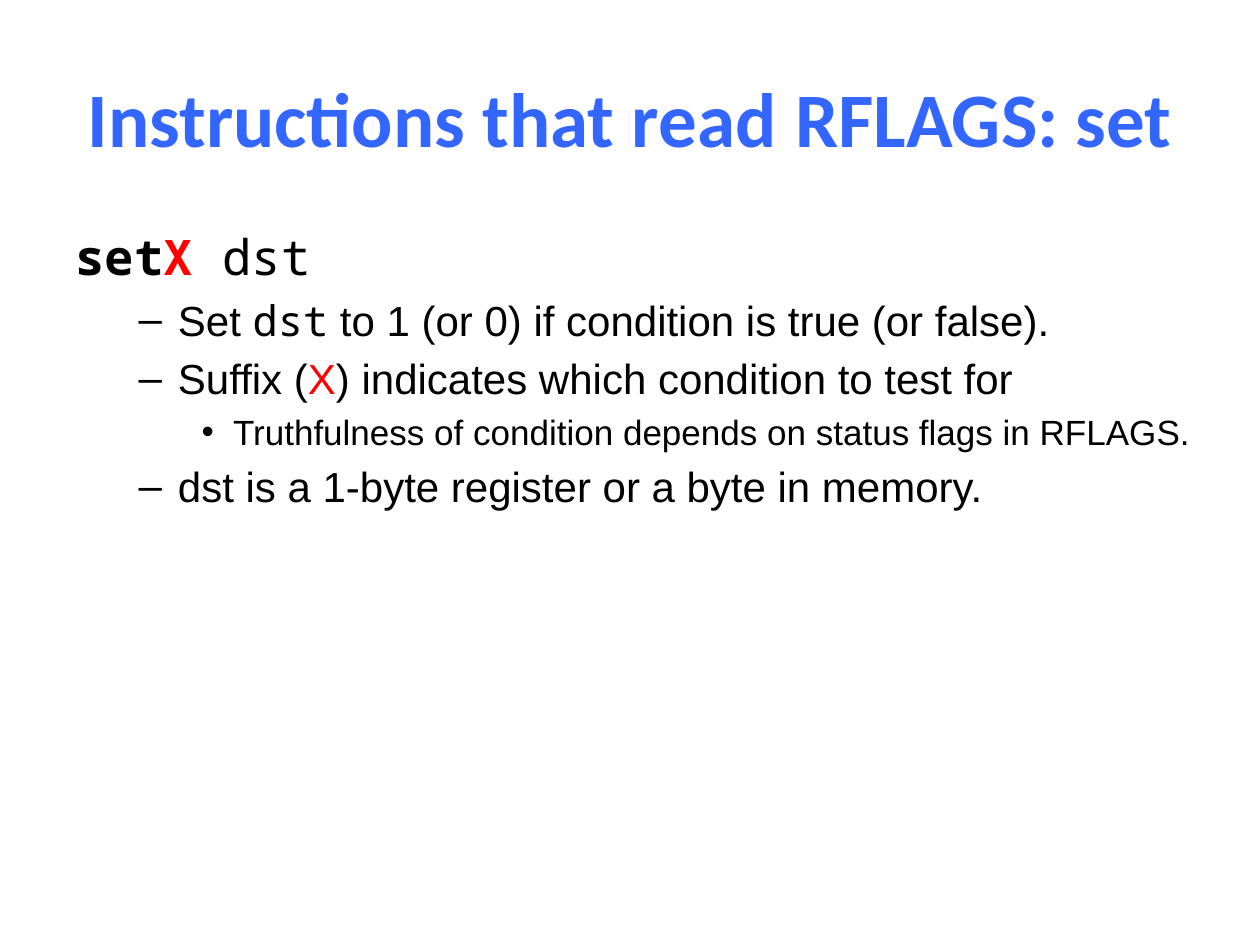
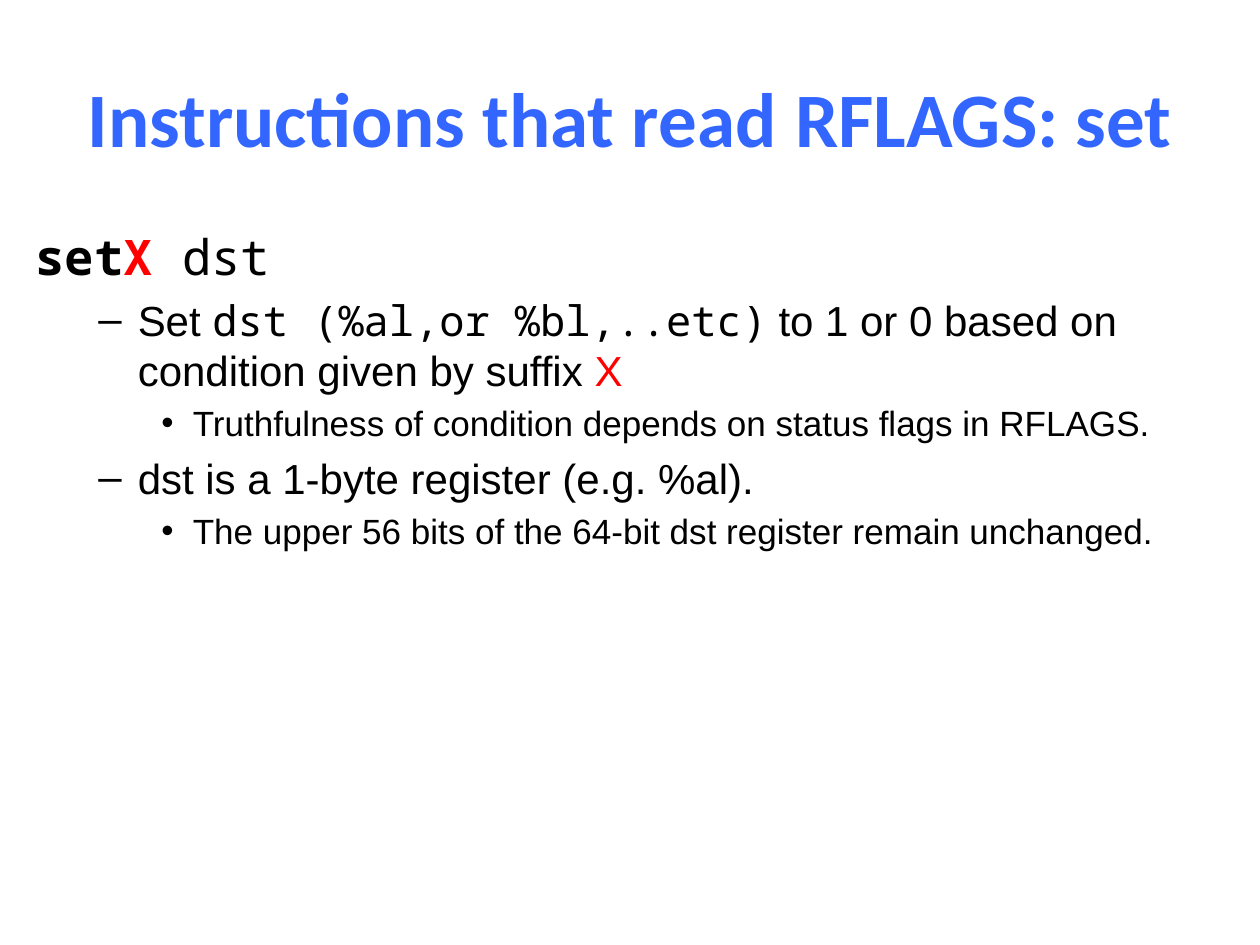
Before and after one commit to NYU-CSO/nyu-cso.github.io, a slide deck: slide 28 of notes/08-Machine_Control.pptx (slide 11 before the commit). Drawn at 1260x945 pixels with LibreOffice and Linux fonts; fonts in the diff are those of the drawing. Boxes give left, top, right and bottom in pixels: in the first picture for what was removed or moved away, otherwise in the second. Text is boxed around its words. In the diff, an @@ line names an element or a change of style, - is before the commit and + after.

```diff
--- a/notes/08-Machine_Control.pptx
+++ b/notes/08-Machine_Control.pptx
@@ text "setX dst" moved from (x1=76, y1=237, x2=1190, y2=511) to (x1=35, y1=237, x2=1152, y2=551) @@
@@ text at (x1=138, y1=304, x2=1117, y2=394): text changed @@
-  – Set dst to 1 (or 0) if condition is true (or false).
-  – Suffix (X) indicates which condition to test for
+  – Set dst (%al,or %bl,..etc) to 1 or 0 based on condition given by suffix X
@@ text at (x1=138, y1=463, x2=1152, y2=551): text changed; size 24 to 20 pt @@
-  – dst is a 1-byte register or a byte in memory.
+  – dst is a 1-byte register (e.g. %al).
+    • The upper 56 bits of the 64-bit dst register remain unchanged.
```
Also in this commit, not shown: 17 other slides changed, 17 slides added, 2 other files.
